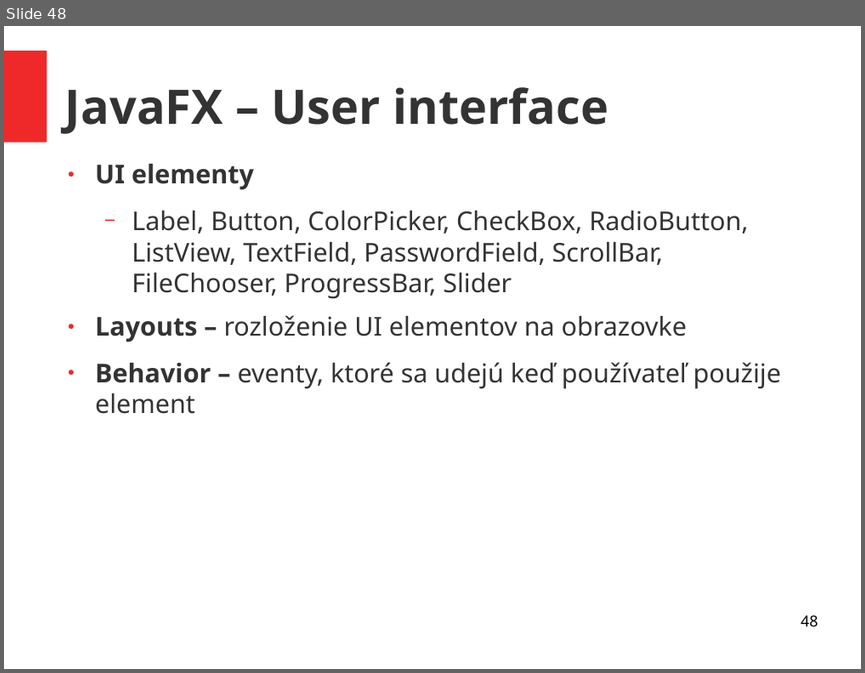
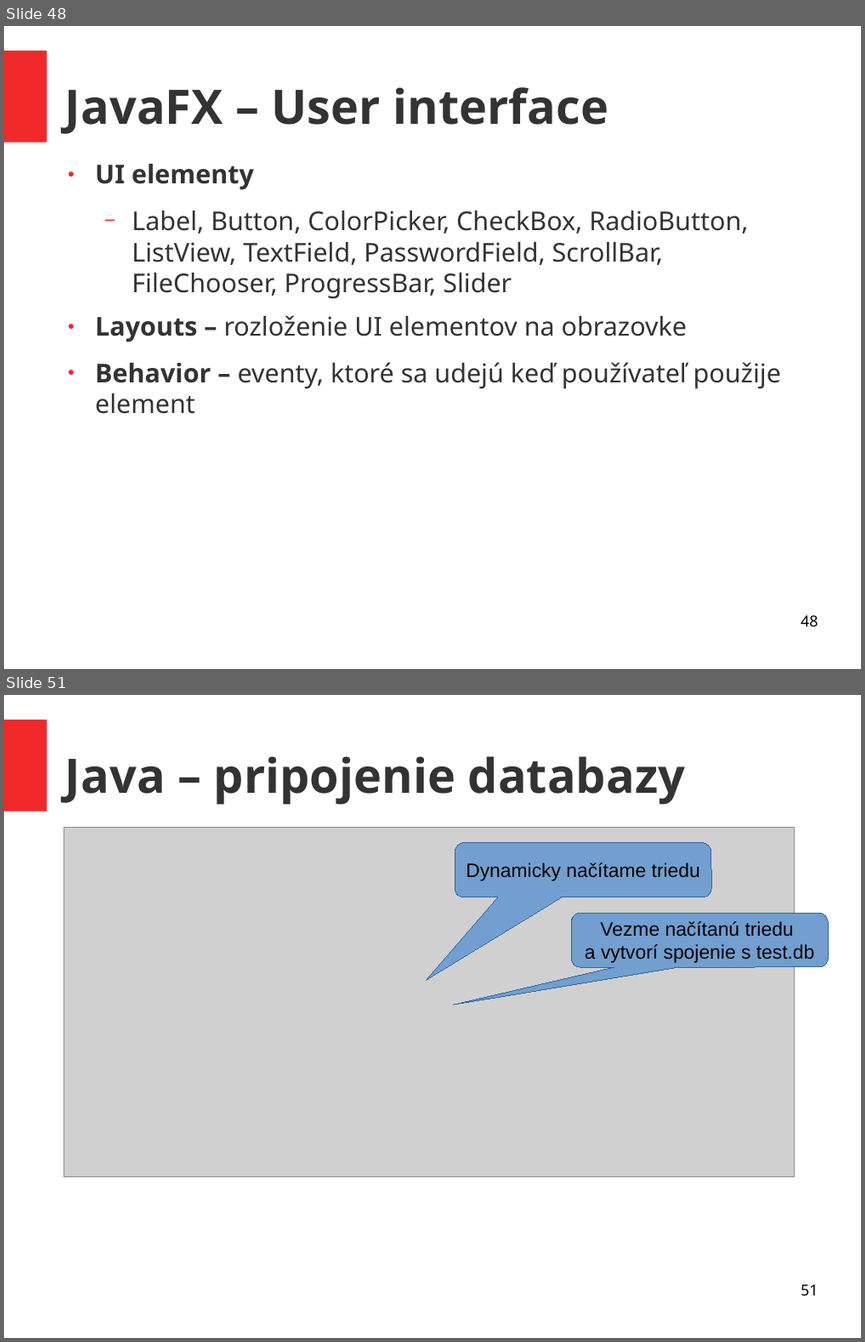
Before and after one commit to ukf-michalkohutek/prezentacia, a slide deck: seminar2.odp. Shown one above the other, each under a label of ours: slide 48 before the commit, slides 48 and 51 after it; the slides between them are not shown. The pictures are 865x673 and 865x1342 pixels, drawn with LibreOffice and Linux fonts; fonts in the diff are those of the drawing; grey boxes stand for pictures. Boxes give left, top, right and bottom in pixels: in the first picture for what was removed or moved away, otherwise in the second. Text is boxed around its words. In the diff, an @@ line names an element or a change of style, - is before the commit and + after.

```diff
--- a/seminar2.odp
+++ b/seminar2.odp
@@ slide 51 added at bbox=[4, 695, 861, 1338], background #FFFFFF; not listed: 1 template element that a slide beside it also shows @@
@@ title added at bbox=[65, 756, 685, 805], 44 pt, text #333333, bold @@
+Java – pripojenie databazy
@@ picture added at bbox=[64, 827, 794, 1177] @@
@@ text added at bbox=[95, 825, 102, 861], 24 pt, text #333333 @@
+● J
@@ rounded speech box added at bbox=[455, 843, 711, 897], fill #729FCF, outline #3465A4 0 pt, 18 pt, text #000000 @@
+Dynamicky načítame triedu
@@ rounded speech box added at bbox=[572, 913, 828, 967], fill #729FCF, outline #3465A4 0 pt, 18 pt, text #000000 @@
+Vezme načítanú triedu
+a vytvorí spojenie s test.db
@@ page number added at bbox=[800, 1284, 817, 1296], 14 pt, text #000000 @@
+51
```
Also in this commit, not shown: 11 other slides added, 1 other file.
